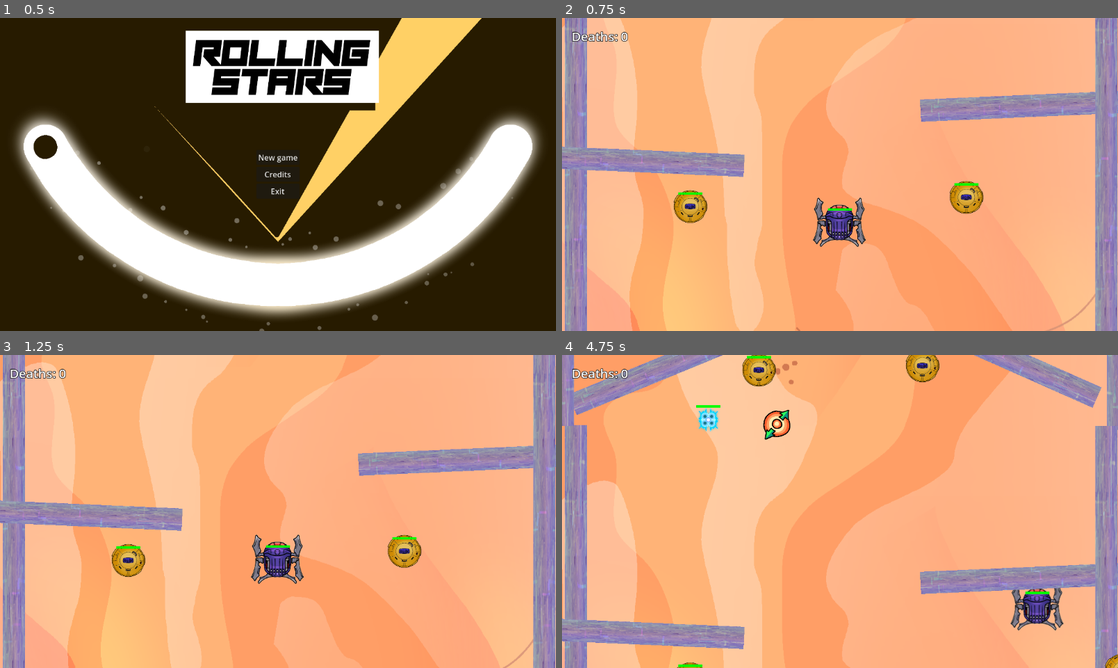
Above: before the commit, frames 1-4 (two rows, left to right).
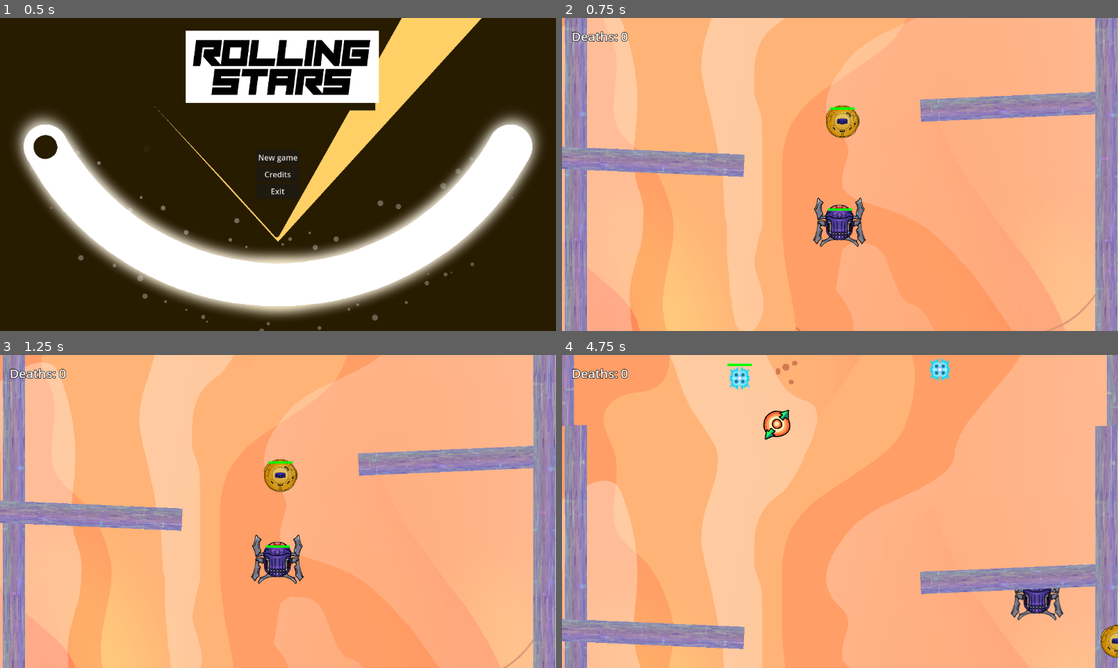
Above: after the commit, the same moments.

Repository: Jagholin/bullethell_jam_entry
Game: Godot game, scene res://scenes/main.tscn
The game is run twice, just before and just after one commit, with the same random seed, the same clock (stepped at 60 frames per second) and the same inputs.
Inputs:
- Up to frame 1 (0.5 s): no input
- Up to frame 2 (0.75 s): click "New game" at 0.5 s
- Up to frame 3 (1.25 s): no input
- Up to frame 4 (4.75 s): hold Right (right) 1.28-2.03 s; hold Space (fire) 1.28-2.03 s; hold S (down) 2.03-2.78 s; tap Space (fire) at 2.1, 3.6 s; hold Right (right) 2.78-3.53 s; hold Space (fire) 2.78-3.53 s; hold W (up) 3.53-4.28 s; hold A (left) from 4.28 s (still down); hold Space (fire) from 4.28 s (still down)

Frame 1 is identical in both runs. In frame 2, 1.6% of the frame differs, in the area x 20-76%, y 27-66%; in frame 3, 1.5%; in frame 4, 5.9%, in the area x 2-100%, y 0-100%.

Commit message:
fix diverse bugs, adjust some enemy patterns, make level more playable

Diff:
--- a/resources/bullet_patterns/enemy_pattern.tres
+++ b/resources/bullet_patterns/enemy_pattern.tres
@@ -4,19 +4,20 @@
 
 [resource]
 script = ExtResource("1_45vly")
-interval = 1.6
-projectile_volleys = 6
-angle_between_volleys = 12.0
+interval = 0.4
+projectile_volleys = 4
+angle_between_volleys = 30.0
 angle_offset = 0.0
 projectile_volley_offset = Vector2(0, 0)
 volley_rotation_speed = 0.0
-initial_velocity = 10.0
+initial_velocity = 5.0
 initial_direction = Vector2(0, 1)
 shoot_at_player_tendency = 1.0
 randomized_angle_spread = 0.0
 randomized_velocity_spread = 0.0
 active = true
 bullet_lifetime = -1.0
+scale = 1.0
 emition_type = 0
 spawnpoint_lifetime = 5.0
 spawner_moving = false
--- a/resources/bullet_patterns/enemy_pattern_angry.tres
+++ b/resources/bullet_patterns/enemy_pattern_angry.tres
@@ -4,19 +4,20 @@
 
 [resource]
 script = ExtResource("1_r7o26")
-interval = 0.2
-projectile_volleys = 30
-angle_between_volleys = 12.0
-angle_offset = 5.0
+interval = 0.4
+projectile_volleys = 6
+angle_between_volleys = 60.0
+angle_offset = 0.0
 projectile_volley_offset = Vector2(0, 0)
 volley_rotation_speed = 0.0
 initial_velocity = 10.0
 initial_direction = Vector2(0, 1)
-shoot_at_player_tendency = 0.0
+shoot_at_player_tendency = 1.0
 randomized_angle_spread = 0.0
 randomized_velocity_spread = 0.0
 active = true
 bullet_lifetime = -1.0
+scale = 1.0
 emition_type = 0
 spawnpoint_lifetime = 5.0
 spawner_moving = false
--- a/scenes/entities/entity.tscn
+++ b/scenes/entities/entity.tscn
@@ -29,6 +29,8 @@
 shape = SubResource("CircleShape2D_qx752")
 
 [node name="DamageableComponent" parent="." instance=ExtResource("2_v260a")]
+health = 7
+max_health = 7
 
 [node name="Explosive" parent="." instance=ExtResource("4_xw1vb")]
 explosion = ExtResource("5_fyny2")
--- a/scenes/entities/miniboss.tscn
+++ b/scenes/entities/miniboss.tscn
@@ -114,8 +114,8 @@
 active = false
 
 [node name="Damageable" parent="." instance=ExtResource("9_lqmsv")]
-health = 100
-max_health = 200
+health = 40
+max_health = 40
 immune = true
 
 [node name="PathPositionProviderComponent" type="Node2D" parent="."]
@@ -130,6 +130,7 @@
 
 [node name="StateEnemyIntroduction" type="Node" parent="Stateful"]
 script = ExtResource("13_f85o6")
+block_scrolling = true
 level_phase = "Midboss"
 
 [node name="StateBossRandomize" type="Node" parent="Stateful"]
--- a/scenes/entities/miniboss2.tscn
+++ b/scenes/entities/miniboss2.tscn
@@ -119,8 +119,8 @@
 active = false
 
 [node name="Damageable" parent="." instance=ExtResource("11_ix4rn")]
-health = 1000
-max_health = 1000
+health = 100
+max_health = 100
 immune = true
 
 [node name="PathPositionProviderComponent" type="Node2D" parent="."]
@@ -136,7 +136,8 @@
 [node name="StateEnemyIntroduction" type="Node" parent="Stateful"]
 script = ExtResource("15_5d1vk")
 introduction_delay = 2.0
-level_phase = "Midboss"
+block_scrolling = true
+level_phase = "SecondBoss"
 
 [node name="StateBossRotateSpawnerPattern" type="Node" parent="Stateful"]
 script = ExtResource("16_0jhv2")
--- a/scenes/entities/player.tscn
+++ b/scenes/entities/player.tscn
@@ -14,9 +14,8 @@
 [ext_resource type="PackedScene" uid="uid://bxokwtkwvxa7e" path="res://scenes/entity_components/explosive.tscn" id="10_pm55l"]
 [ext_resource type="PackedScene" uid="uid://btpugkdb074eb" path="res://scenes/entities/explosion_entity.tscn" id="11_gp3hh"]
 
-[sub_resource type="CapsuleShape2D" id="CapsuleShape2D_35rgc"]
-radius = 28.0
-height = 70.0
+[sub_resource type="CircleShape2D" id="CircleShape2D_gtyvv"]
+radius = 14.1421
 
 [sub_resource type="Resource" id="Resource_i3nly"]
 script = ExtResource("7_x1gtd")
@@ -38,7 +37,7 @@
 region_rect = Rect2(0, 256, 256, 256)
 
 [node name="CollisionShape2D" type="CollisionShape2D" parent="."]
-shape = SubResource("CapsuleShape2D_35rgc")
+shape = SubResource("CircleShape2D_gtyvv")
 
 [node name="DamageableComponent" parent="." instance=ExtResource("3_i47pl")]
 
--- a/scenes/first_level.tscn
+++ b/scenes/first_level.tscn
@@ -38,9 +38,9 @@
 
 [sub_resource type="Curve2D" id="Curve2D_j8nuk"]
 _data = {
-"points": PackedVector2Array(0, 0, 0, 0, 94.3332, -6.70746, 0, 0, 0, 0, 98.3332, 135.293, 0, 0, 0, 0, -10.6668, 216.293, 0, 0, 0, 0, -303.667, 75.2925)
+"points": PackedVector2Array(0, 0, 0, 0, 101.333, -13.707, 0, 0, 0, 0, 90.333, 16.293, 0, 0, 0, 0, 116.333, 59.293, 0, 0, 0, 0, 98.3332, 135.293, 0, 0, 0, 0, -10.6668, 216.293, 0, 0, 0, 0, -303.667, 75.2925)
 }
-point_count = 4
+point_count = 6
 
 [sub_resource type="Curve2D" id="Curve2D_dxlyp"]
 _data = {
@@ -77,7 +77,7 @@
 centered = false
 
 [node name="DropOff" parent="." instance=ExtResource("13_i5l0j")]
-position = Vector2(1095, -2046)
+position = Vector2(1052, -3792)
 
 [node name="Player" parent="." node_paths=PackedStringArray("projectile_parent") instance=ExtResource("2_aeknb")]
 position = Vector2(500, 500)
@@ -91,9 +91,29 @@
 scale = Vector2(1, 20)
 
 [node name="Obstacle9" parent="." instance=ExtResource("4_fd3ku")]
-position = Vector2(235, -277)
-rotation = 1.18159
-scale = Vector2(1, 10)
+position = Vector2(418, -761)
+rotation = 1.82212
+scale = Vector2(1, 4)
+
+[node name="Obstacle17" parent="." instance=ExtResource("4_fd3ku")]
+position = Vector2(363, -3921)
+rotation = 1.82212
+scale = Vector2(1, 2)
+
+[node name="Obstacle18" parent="." instance=ExtResource("4_fd3ku")]
+position = Vector2(821, -3931)
+rotation = 1.35612
+scale = Vector2(1, 2)
+
+[node name="Obstacle15" parent="." instance=ExtResource("4_fd3ku")]
+position = Vector2(363, -2397)
+rotation = 1.76453
+scale = Vector2(1, 5)
+
+[node name="Obstacle16" parent="." instance=ExtResource("4_fd3ku")]
+position = Vector2(748, -2392)
+rotation = 1.29852
+scale = Vector2(1, 5)
 
 [node name="Obstacle11" parent="." instance=ExtResource("4_fd3ku")]
 position = Vector2(147, 283)
@@ -106,9 +126,9 @@
 scale = Vector2(1, 10)
 
 [node name="Obstacle10" parent="." instance=ExtResource("4_fd3ku")]
-position = Vector2(898, -298)
-rotation = 1.98793
-scale = Vector2(1, 10)
+position = Vector2(760, -748)
+rotation = 1.46433
+scale = Vector2(1, 4)
 
 [node name="Obstacle3" parent="." instance=ExtResource("4_fd3ku")]
 position = Vector2(2, -607)
@@ -146,65 +166,87 @@
 position = Vector2(1128, 315)
 scale = Vector2(1, 20)
 
-[node name="Enemy" parent="." node_paths=PackedStringArray("path", "retreat_path") instance=ExtResource("5_fmqpc")]
-position = Vector2(303, -169)
-path = NodePath("../Path2D")
+[node name="Enemy4" parent="." node_paths=PackedStringArray("retreat_path") instance=ExtResource("5_fmqpc")]
+position = Vector2(287, -1714)
+retreat_path = NodePath("../RetreatPathLeft")
+retreat_phase = "SecondBoss"
+
+[node name="Enemy14" parent="." node_paths=PackedStringArray("retreat_path") instance=ExtResource("5_fmqpc")]
+position = Vector2(439, -1306)
+retreat_path = NodePath("../RetreatPathLeft")
+retreat_phase = "SecondBoss"
+
+[node name="Enemy16" parent="." node_paths=PackedStringArray("retreat_path") instance=ExtResource("5_fmqpc")]
+position = Vector2(368, -245)
 retreat_path = NodePath("../RetreatPathLeft")
 retreat_phase = "Midboss"
 
-[node name="Enemy4" parent="." node_paths=PackedStringArray("retreat_path") instance=ExtResource("5_fmqpc")]
-position = Vector2(305, -1573)
-retreat_path = NodePath("../RetreatPathLeft")
-retreat_phase = "Boss"
-
 [node name="Enemy5" parent="." node_paths=PackedStringArray("retreat_path") instance=ExtResource("5_fmqpc")]
-position = Vector2(301, -1724)
-retreat_path = NodePath("../RetreatPathLeft")
-retreat_phase = "Boss"
-
-[node name="Enemy6" parent="." node_paths=PackedStringArray("retreat_path") instance=ExtResource("5_fmqpc")]
-position = Vector2(294, -1917)
-retreat_path = NodePath("../RetreatPathLeft")
-retreat_phase = "Boss"
-
-[node name="Enemy7" parent="." node_paths=PackedStringArray("retreat_path") instance=ExtResource("5_fmqpc")]
-position = Vector2(853, -1921)
-retreat_path = NodePath("../RetreatPathRight")
-retreat_phase = "Boss"
+position = Vector2(283, -1865)
+retreat_path = NodePath("../RetreatPathLeft")
+retreat_phase = "SecondBoss"
 
 [node name="Enemy8" parent="." node_paths=PackedStringArray("retreat_path") instance=ExtResource("5_fmqpc")]
-position = Vector2(840, -1735)
-retreat_path = NodePath("../RetreatPathRight")
-retreat_phase = "Boss"
+position = Vector2(825, -1876)
+retreat_path = NodePath("../RetreatPathRight")
+retreat_phase = "SecondBoss"
 
 [node name="Enemy9" parent="." node_paths=PackedStringArray("retreat_path") instance=ExtResource("5_fmqpc")]
-position = Vector2(831, -1570)
-retreat_path = NodePath("../RetreatPathRight")
-retreat_phase = "Boss"
-
-[node name="Enemy10" parent="." instance=ExtResource("5_fmqpc")]
-position = Vector2(446, -2802)
-
-[node name="Enemy11" parent="." instance=ExtResource("5_fmqpc")]
-position = Vector2(560, -2801)
-
-[node name="Enemy12" parent="." instance=ExtResource("5_fmqpc")]
-position = Vector2(665, -2804)
-
-[node name="Enemy13" parent="." instance=ExtResource("5_fmqpc")]
-position = Vector2(768, -2811)
+position = Vector2(816, -1711)
+retreat_path = NodePath("../RetreatPathRight")
+retreat_phase = "SecondBoss"
+
+[node name="Enemy15" parent="." node_paths=PackedStringArray("retreat_path") instance=ExtResource("5_fmqpc")]
+position = Vector2(657, -1303)
+retreat_path = NodePath("../RetreatPathRight")
+retreat_phase = "SecondBoss"
+
+[node name="Enemy17" parent="." node_paths=PackedStringArray("retreat_path") instance=ExtResource("5_fmqpc")]
+position = Vector2(783, -263)
+retreat_path = NodePath("../RetreatPathRight")
+retreat_phase = "Midboss"
+
+[node name="Enemy10" parent="." node_paths=PackedStringArray("retreat_path") instance=ExtResource("5_fmqpc")]
+position = Vector2(269, -3452)
+retreat_path = NodePath("../RetreatPathLeft")
+retreat_phase = "Boss"
+
+[node name="Enemy11" parent="." node_paths=PackedStringArray("retreat_path") instance=ExtResource("5_fmqpc")]
+position = Vector2(530, -3451)
+retreat_path = NodePath("../RetreatPathLeft")
+retreat_phase = "Boss"
+
+[node name="Enemy18" parent="." node_paths=PackedStringArray("retreat_path") instance=ExtResource("5_fmqpc")]
+position = Vector2(453, -2970)
+retreat_path = NodePath("../RetreatPathLeft")
+retreat_phase = "Boss"
+
+[node name="Enemy12" parent="." node_paths=PackedStringArray("retreat_path") instance=ExtResource("5_fmqpc")]
+position = Vector2(635, -3454)
+retreat_path = NodePath("../RetreatPathRight")
+retreat_phase = "Boss"
+
+[node name="Enemy19" parent="." node_paths=PackedStringArray("retreat_path") instance=ExtResource("5_fmqpc")]
+position = Vector2(667, -2973)
+retreat_path = NodePath("../RetreatPathRight")
+retreat_phase = "Boss"
+
+[node name="Enemy13" parent="." node_paths=PackedStringArray("retreat_path") instance=ExtResource("5_fmqpc")]
+position = Vector2(921, -3452)
+retreat_path = NodePath("../RetreatPathRight")
+retreat_phase = "Boss"
 
 [node name="Entity" parent="." instance=ExtResource("6_3cpqc")]
-position = Vector2(266, 378)
+position = Vector2(581, 202)
 
 [node name="Entity3" parent="." instance=ExtResource("6_3cpqc")]
-position = Vector2(408, -261)
+position = Vector2(199, -2553)
 
 [node name="Entity2" parent="." instance=ExtResource("6_3cpqc")]
-position = Vector2(838, 359)
+position = Vector2(1005, -2543)
 
 [node name="Entity4" parent="." instance=ExtResource("6_3cpqc")]
-position = Vector2(747, -270)
+position = Vector2(853, -940)
 
 [node name="MiniBoss" parent="." node_paths=PackedStringArray("retreat_path") instance=ExtResource("7_dfl0w")]
 position = Vector2(582, -1013)
@@ -212,7 +254,7 @@
 retreat_phase = "Boss"
 
 [node name="MiniBoss2" parent="." node_paths=PackedStringArray("retreat_path") instance=ExtResource("12_yavi5")]
-position = Vector2(359, -2336)
+position = Vector2(566, -2704)
 retreat_path = NodePath("../RetreatPathLeft")
 retreat_phase = "Boss"
 
@@ -221,7 +263,7 @@
 item = SubResource("Resource_28ix0")
 
 [node name="PowerUp2" parent="." instance=ExtResource("8_sggkn")]
-position = Vector2(260, -1311)
+position = Vector2(147, -2323)
 item = SubResource("Resource_58yx2")
 
 [node name="PowerUp3" parent="." instance=ExtResource("8_sggkn")]
@@ -233,7 +275,7 @@
 item = SubResource("Resource_j7euh")
 
 [node name="PowerUp5" parent="." instance=ExtResource("8_sggkn")]
-position = Vector2(349, -738)
+position = Vector2(175, -1013)
 item = SubResource("Resource_j7euh")
 
 [node name="PowerUp6" parent="." instance=ExtResource("8_sggkn")]
@@ -241,7 +283,7 @@
 item = SubResource("Resource_j7euh")
 
 [node name="MiniBoss3" parent="." instance=ExtResource("12_maspx")]
-position = Vector2(593, -3289)
+position = Vector2(606, -4235)
 
 [node name="RetreatPathLeft" type="Path2D" parent="."]
 curve = SubResource("Curve2D_o55o3")
--- a/scripts/components/stateful.gd
+++ b/scripts/components/stateful.gd
@@ -3,7 +3,7 @@
 
 @export var debug: bool
 @export var retreat_state: State
-@export_enum("BeforeMidboss", "Midboss", "Boss", "None") var retreat_phase: String = "None"
+@export_enum("BeforeMidboss", "SecondBoss", "Midboss", "Boss", "None") var retreat_phase: String = "None"
 
 const COMPONENT_NAME := &"StatefulComponent"
 
--- a/scripts/level_logic/base_level.gd
+++ b/scripts/level_logic/base_level.gd
@@ -8,7 +8,7 @@
 ## how many pixels the level should move per second
 @export var level_scroll_speed: float = 70
 
-const LevelPhases = [ &"BeforeMidboss", &"Midboss", &"Boss" ]
+const LevelPhases = [ &"BeforeMidboss", &"Midboss", &"SecondBoss", &"Boss" ]
 var current_phase: StringName = &"BeforeMidboss":
 	set(value):
 		if current_phase == value:
@@ -43,3 +43,11 @@
 func _process(_delta):
 	var currentFps := Performance.get_monitor(Performance.TIME_FPS)
 	DisplayServer.window_set_title("fps: " + str(currentFps))
+
+func stop_scroll():
+	level_scroll_speed = 0
+	player.level_velocity = Vector2.ZERO
+
+func resume_scroll():
+	level_scroll_speed = 70
+	player.level_velocity = Vector2(0, -level_scroll_speed)
--- a/scripts/scenes/entities/enemy.gd
+++ b/scripts/scenes/entities/enemy.gd
@@ -40,10 +40,14 @@
 @export var path: Path2D
 @export var retreat_path: Path2D
 # @export var retreat_state: State
-@export_enum("BeforeMidboss", "Midboss", "Boss", "None") var retreat_phase: String = "None"
+@export_enum("BeforeMidboss", "Midboss", "SecondBoss", "Boss", "None") var retreat_phase: String = "None"
+
+var resume_scroll_on_death: bool = false
+var level: BaseLevel
 
 # Called when the node enters the scene tree for the first time.
 func _ready():
+	LevelProvider.on_level_initialized(func(l: BaseLevel): level = l)
 	if projectile_configs:
 		spawner.bullet_configs = projectile_configs
 	spawner.projectiles_parent = projectile_parent
@@ -78,4 +82,6 @@
 	Global.check_progress()
 	if ExplosiveComponent.COMPONENT_NAME in components:
 		components[ExplosiveComponent.COMPONENT_NAME].explode()
+	if resume_scroll_on_death:
+		level.resume_scroll()
 	queue_free()
--- a/scripts/scenes/main.gd
+++ b/scripts/scenes/main.gd
@@ -13,6 +13,8 @@
 var current_level: BaseLevel
 var current_level_idx: int
 
+var end_called: bool = false
+
 func _ready():
 	main_menu_layer.show()
 	pause_menu_layer.hide()
@@ -23,6 +25,9 @@
 
 func _process(_delta):
 	if Global.end_screen:
+		if end_called:
+			return
+		end_called = true
 		_on_boss_destroyed()
 
 
@@ -77,8 +82,10 @@
 	end_layer.show()
 
 func _on_retry_button_pressed():
-	get_tree().reload_current_scene()
-
+	#get_tree().reload_current_scene()
+	on_level_exit()
+	end_layer.hide()
+	get_tree().paused = false
 
 func _on_exit_to_menu_button_pressed():
 	finish_pause()
--- a/scripts/states/state_boss_healing.gd
+++ b/scripts/states/state_boss_healing.gd
@@ -3,7 +3,7 @@
 
 
 var last_health_sample: int = -1
-var recovery_rate: int = 3
+var recovery_rate: int = 1
 
 
 func process_frame(delta: float) -> String:
--- a/scripts/states/state_boss_randomize.gd
+++ b/scripts/states/state_boss_randomize.gd
@@ -10,9 +10,9 @@
 		return "StateBossMirror"
 	elif sample < 0.6:
 		return "StateFiring"
-	elif sample < 0.9:
+	else:
 		return "StateBossHoming"
-	else:
-		return "StateBossHealing"
+	#else:
+	#	return "StateBossHealing"
 	@warning_ignore("unreachable_code")
 	assert(false, "This code should be unreachable")
--- a/scripts/states/state_enemy_default.gd
+++ b/scripts/states/state_enemy_default.gd
@@ -8,7 +8,7 @@
 func process_frame(delta: float) -> String:
 	super.process_frame(delta)
 	var damageable := target.get_component(DamageableComponent.COMPONENT_NAME) as DamageableComponent
-	if 1.0 * damageable.health / damageable.max_health <0.5:
+	if 1.0 * damageable.health / damageable.max_health <0.2:
 		return "StateEnemyAngry"
 	if elapsed>1.0:
 		return "StateEnemyRepositioning"
--- a/scripts/states/state_enemy_disabled.gd
+++ b/scripts/states/state_enemy_disabled.gd
@@ -3,7 +3,7 @@
 
 @export var introduction_delay = 1.0
 @export var block_scrolling = false
-@export_enum("BeforeMidboss", "Midboss", "Boss") var level_phase: String = "BeforeMidboss"
+@export_enum("BeforeMidboss", "Midboss", "SecondBoss", "Boss") var level_phase: String = "BeforeMidboss"
 
 var current_level: BaseLevel
 
@@ -24,7 +24,6 @@
 		return "next"
 	return ""
 
-
 func exit() -> void:
 	super.exit()
 	var damageable := target.get_component(DamageableComponent.COMPONENT_NAME) as DamageableComponent
@@ -34,4 +33,5 @@
 
 	if block_scrolling:
 		#get_tree().current_scene.level_scroll_speed = 0
-		current_level.level_scroll_speed = 0
+		current_level.stop_scroll()
+		target.resume_scroll_on_death = true
--- a/scripts/states/state_enemy_repositioning.gd
+++ b/scripts/states/state_enemy_repositioning.gd
@@ -8,16 +8,24 @@
 ## path to set the position provider, if not set, the curve in the position provider will be used instead
 @export var path: Path2D
 
+var spawner_last_active = true
+
 func enter():
 	super.enter()
 	# print("enter StateEnemyRepositioning")
 	var damageable := target.get_component(DamageableComponent.COMPONENT_NAME) as DamageableComponent
 	damageable.immune = false
 	var spawner := target.get_component(ProjectileSpawnerComponent.COMPONENT_NAME) as ProjectileSpawnerComponent
+	spawner_last_active = spawner.active
 	spawner.active = false
 	if path:
 		position_provider.path = path.curve
 
+func exit():
+	var damageable := target.get_component(DamageableComponent.COMPONENT_NAME) as DamageableComponent
+	damageable.immune = false
+	var spawner := target.get_component(ProjectileSpawnerComponent.COMPONENT_NAME) as ProjectileSpawnerComponent
+	spawner.active = spawner_last_active
 
 func process_frame(delta: float) -> String:
 	super.process_frame(delta)
